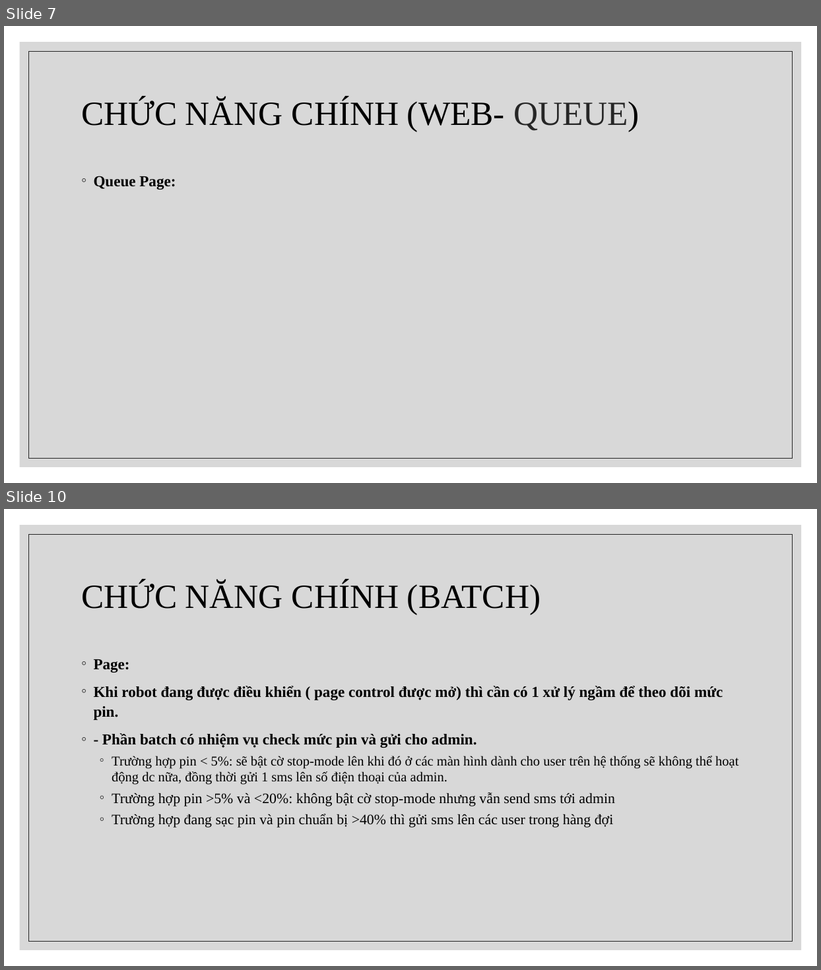
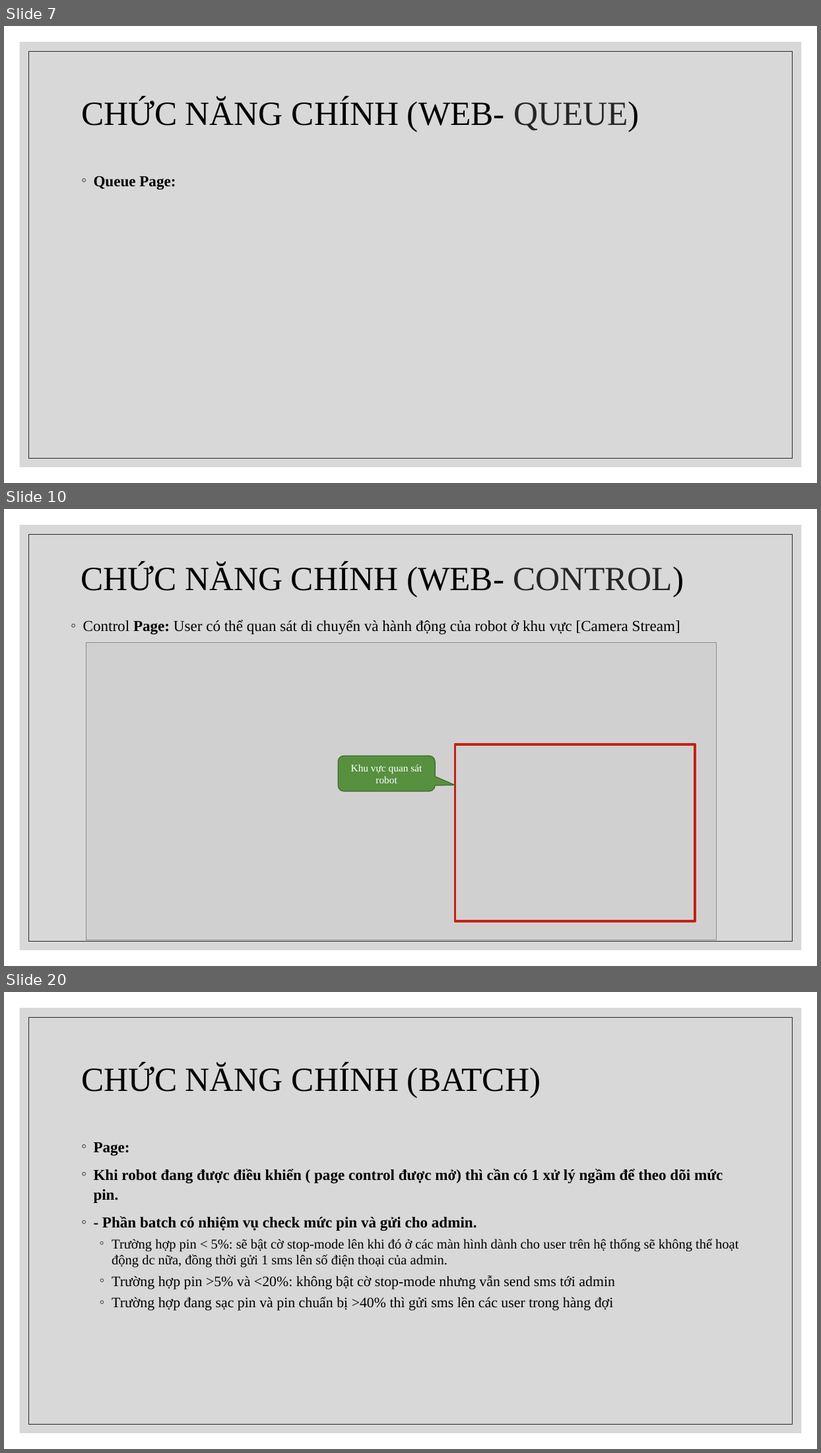
Before and after one commit to chet7h/restart_computer, a slide deck: Restart Computer.pptx. Shown one above the other, each under a label of ours: slides 7 and 10 before the commit, slides 7, 10 and 20 after it; the slides between them are not shown. The pictures are 821x970 and 821x1453 pixels, drawn with LibreOffice and Linux fonts; fonts in the diff are those of the drawing; grey boxes stand for pictures. Boxes give left, top, right and bottom in pixels: in the first picture for what was removed or moved away, otherwise in the second. Text is boxed around its words. In the diff, an @@ line names an element or a change of style, - is before the commit and + after.

```diff
--- a/Restart Computer.pptx
+++ b/Restart Computer.pptx
@@ slide 10 added at bbox=[4, 509, 817, 966], background #FFFFFF; not listed: 2 template elements that a slide beside it also shows @@
@@ title added at bbox=[81, 563, 684, 597], 40 pt, text #000000 @@
+CHỨC NĂNG CHÍNH (WEB- CONTROL)
@@ text added at bbox=[83, 620, 680, 634], 18 pt, text #000000 @@
+◦ Control Page: User có thể quan sát di chuyển và hành động của robot ở khu vực [Camera Stream]
@@ picture added at bbox=[86, 642, 717, 940] @@
@@ rectangle added at bbox=[455, 745, 696, 921], outline #C6210E 3 pt @@
@@ rounded speech box added at bbox=[338, 756, 435, 791], fill #57903F, outline #406B2F 1 pt, 12 pt, text #FFFFFF @@
+Khu vực quan sát robot
@@ what was slide 10 is now slide 20 @@
```
Also in this commit, not shown: 2 slides changed, 9 other slides added.
